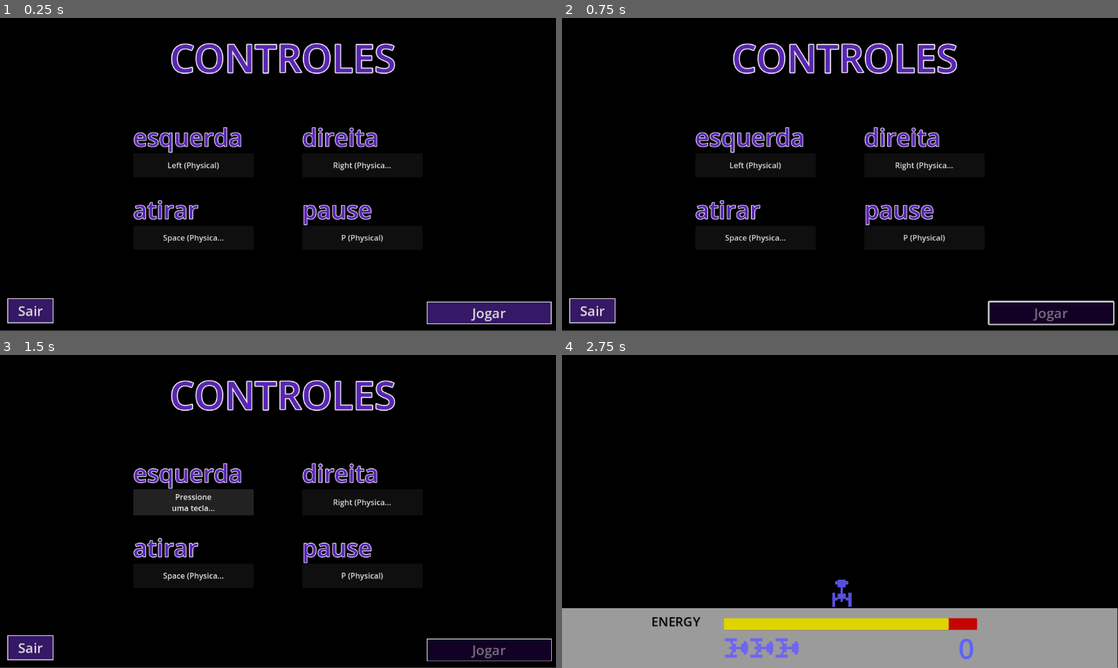
Above: before the commit, frames 1-4 (two rows, left to right).
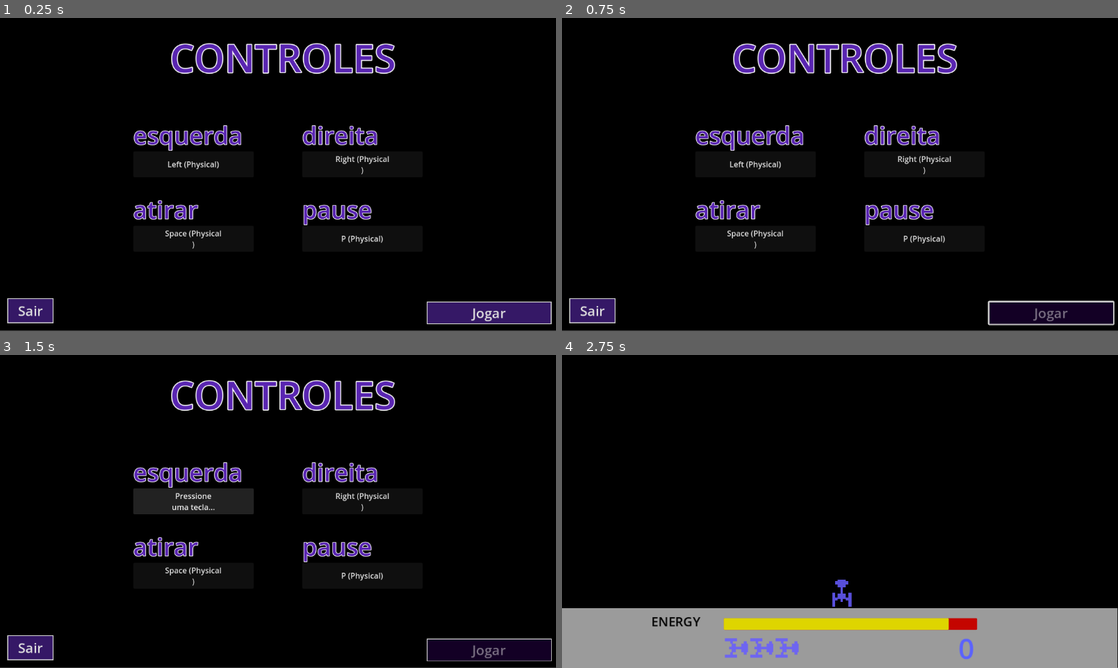
Above: after the commit, the same moments.

Repository: SabrinaBruni28/MegaMania
Game: Godot game, scene res://scenes/telas/tela_controles.tscn
The game is run twice, just before and just after one commit, with the same random seed, the same clock (stepped at 60 frames per second) and the same inputs. This scene is started directly instead of the project's main scene. Sound files missing from this copy of the repository are replaced by a short silence.
Inputs (mouse positions are in pixels of both pictures, inside the frame that each line leads up to):
- Up to frame 1 (0.25 s): no input
- Up to frame 2 (0.75 s): click "Jogar" at 0.5 s
- Up to frame 3 (1.5 s): click "Left (Physical)" at 1.25 s
- Up to frame 4 (2.75 s): tap Enter at 2 s; move the mouse to (962, 495) at 2.02 s; hold Right (direita) from 2.03 s (still down); hold Space (atirar) from 2.03 s (still down)

The runs differ from the first frame. In frame 1, 1.6% of the frame differs, in the area x 24-71%, y 34-74%; in frame 2, 1.6%; in frame 3, 2.0%; in frame 4, nothing differs.

Commit message:
Ajuste de botão de configuração

Diff:
--- a/megamania/scripts/button.gd
+++ b/megamania/scripts/button.gd
@@ -59,7 +59,15 @@
 	else:
 		text = limitar_texto(eventos[0].as_text(), 15)
 
-func limitar_texto(texto: String, limite: int) -> String:
-	if texto.length() <= limite:
+func limitar_texto(texto: String, limite_por_linha: int) -> String:
+	if texto.length() <= limite_por_linha:
 		return texto
-	return texto.substr(0, limite - 1) + "…"
+
+	var primeira_linha := texto.substr(0, limite_por_linha)
+
+	if texto.length() <= limite_por_linha * 2:
+		var segunda_linha := texto.substr(limite_por_linha)
+		return primeira_linha + "\n" + segunda_linha
+
+	var segunda_linha := texto.substr(limite_por_linha, limite_por_linha - 1) + "…"
+	return primeira_linha + "\n" + segunda_linha
